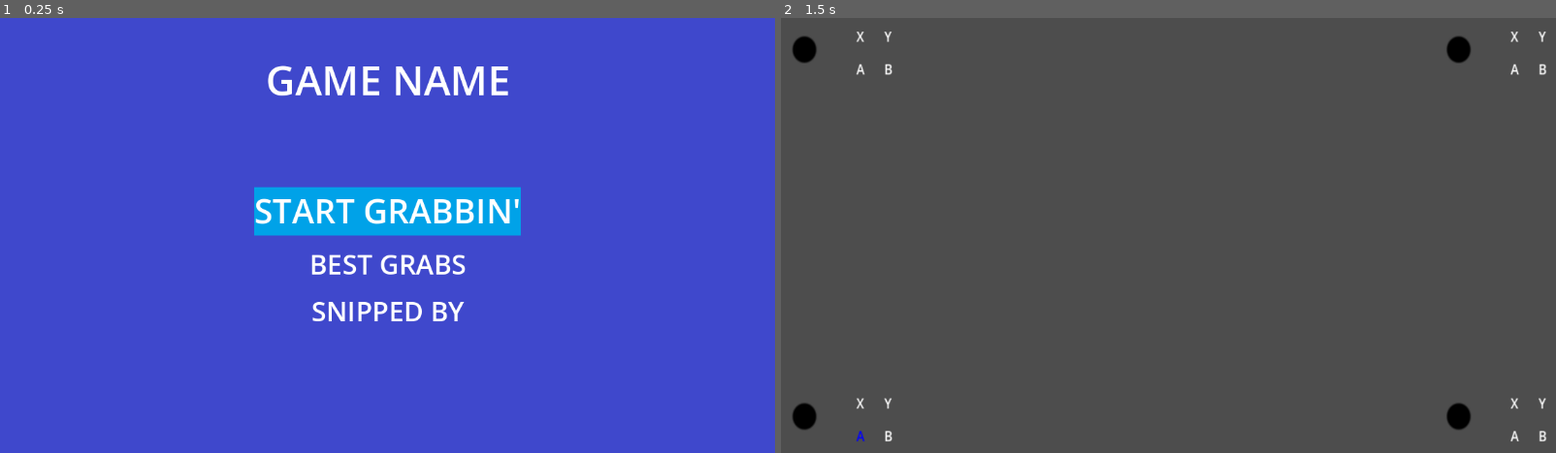
Above: before the commit, frames 1-2 (left to right).
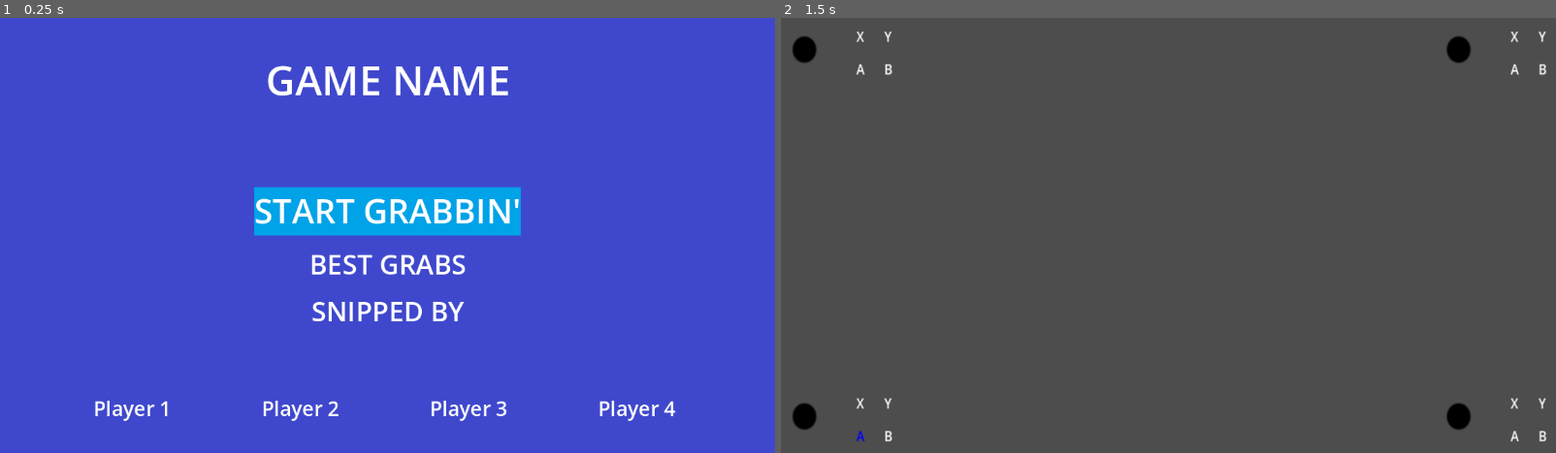
Above: after the commit, the same moments.

Repository: faubes/ArcadeJam2023
Game: Godot game, scene res://scenes/test/MultiControllers.tscn
Same seed, same stepped clock (60 frames per second), same inputs: the game is played once before the commit and once after it.
Inputs:
- Up to frame 1 (0.25 s): no input
- Up to frame 2 (1.5 s): tap Enter at 0.5 s; hold Up (MenuUp) 0.53-1.28 s; hold Space (SelectButton) 0.53-1.28 s; hold Down (MenuDown) from 1.28 s (still down); tap A (FireHand) at 1.35 s

The runs differ from the first frame. In frame 1, 0.6% of the frame differs, in the area x 12-88%, y 87-93%; in frame 2, nothing differs.

Commit message:
Added player readying to main menu

Diff:
--- a/game/project.godot
+++ b/game/project.godot
@@ -68,6 +68,13 @@
 , Object(InputEventKey,"resource_local_to_scene":false,"resource_name":"","device":0,"window_id":0,"alt_pressed":false,"shift_pressed":false,"ctrl_pressed":false,"meta_pressed":false,"pressed":false,"keycode":0,"physical_keycode":4194322,"key_label":0,"unicode":0,"echo":false,"script":null)
 ]
 }
+ReadyPlayer={
+"deadzone": 0.5,
+"events": [Object(InputEventJoypadButton,"resource_local_to_scene":false,"resource_name":"","device":-1,"button_index":1,"pressure":0.0,"pressed":false,"script":null)
+, Object(InputEventKey,"resource_local_to_scene":false,"resource_name":"","device":0,"window_id":0,"alt_pressed":false,"shift_pressed":false,"ctrl_pressed":false,"meta_pressed":false,"pressed":false,"keycode":0,"physical_keycode":4194326,"key_label":0,"unicode":0,"echo":false,"script":null)
+, Object(InputEventKey,"resource_local_to_scene":false,"resource_name":"","device":0,"window_id":0,"alt_pressed":false,"shift_pressed":false,"ctrl_pressed":false,"meta_pressed":false,"pressed":false,"keycode":0,"physical_keycode":83,"key_label":0,"unicode":0,"echo":false,"script":null)
+]
+}
 
 [physics]
 
--- a/game/scenes/test/MultiControllers.tscn
+++ b/game/scenes/test/MultiControllers.tscn
@@ -59,3 +59,4 @@
 device_id = 3
 
 [node name="Main Menu Button Container" parent="." instance=ExtResource("2_njb4w")]
+SelectedOption = 0
--- a/game/scenes/test/main_menu_button_container.tscn
+++ b/game/scenes/test/main_menu_button_container.tscn
@@ -12,6 +12,13 @@
 
 [sub_resource type="LabelSettings" id="LabelSettings_yrfui"]
 font_size = 40
+
+[sub_resource type="LabelSettings" id="LabelSettings_lox4f"]
+font_size = 30
+
+[sub_resource type="LabelSettings" id="LabelSettings_4ercw"]
+font_size = 40
+font_color = Color(0.87, 0.0696, 0.0696, 1)
 
 [node name="Main Menu Button Container" type="Node2D"]
 script = ExtResource("1_2qg46")
@@ -102,3 +109,84 @@
 text = "SNIPPED BY"
 label_settings = SubResource("LabelSettings_yrfui")
 horizontal_alignment = 1
+
+[node name="Player Ready Container" type="TextureRect" parent="Main Menu"]
+anchors_preset = 12
+anchor_top = 1.0
+anchor_right = 1.0
+anchor_bottom = 1.0
+offset_top = -88.0
+offset_bottom = 2.0
+grow_horizontal = 2
+grow_vertical = 0
+
+[node name="Player0" type="Label" parent="Main Menu/Player Ready Container"]
+layout_mode = 1
+offset_right = 394.0
+offset_bottom = 72.0
+text = "Player 1"
+label_settings = SubResource("LabelSettings_lox4f")
+horizontal_alignment = 1
+
+[node name="Player0 Ready" type="Label" parent="Main Menu/Player Ready Container/Player0"]
+layout_mode = 0
+offset_top = 35.0
+offset_right = 394.0
+offset_bottom = 107.0
+text = "READY!"
+label_settings = SubResource("LabelSettings_4ercw")
+horizontal_alignment = 1
+
+[node name="Player1" type="Label" parent="Main Menu/Player Ready Container"]
+layout_mode = 1
+offset_right = 894.0
+offset_bottom = 72.0
+text = "Player 2"
+label_settings = SubResource("LabelSettings_lox4f")
+horizontal_alignment = 1
+
+[node name="Player1 Ready" type="Label" parent="Main Menu/Player Ready Container/Player1"]
+layout_mode = 0
+offset_left = 250.0
+offset_top = 35.0
+offset_right = 644.0
+offset_bottom = 107.0
+text = "READY!"
+label_settings = SubResource("LabelSettings_4ercw")
+horizontal_alignment = 1
+
+[node name="Player2" type="Label" parent="Main Menu/Player Ready Container"]
+layout_mode = 1
+offset_right = 1394.0
+offset_bottom = 72.0
+text = "Player 3"
+label_settings = SubResource("LabelSettings_lox4f")
+horizontal_alignment = 1
+
+[node name="Player2 Ready" type="Label" parent="Main Menu/Player Ready Container/Player2"]
+layout_mode = 0
+offset_left = 500.0
+offset_top = 35.0
+offset_right = 894.0
+offset_bottom = 107.0
+text = "READY!"
+label_settings = SubResource("LabelSettings_4ercw")
+horizontal_alignment = 1
+
+[node name="Player3" type="Label" parent="Main Menu/Player Ready Container"]
+layout_mode = 1
+offset_right = 1894.0
+offset_bottom = 72.0
+text = "Player 4"
+label_settings = SubResource("LabelSettings_lox4f")
+horizontal_alignment = 1
+
+[node name="Player3 Ready" type="Label" parent="Main Menu/Player Ready Container/Player3"]
+layout_mode = 0
+offset_left = 750.0
+offset_top = 35.0
+offset_right = 1144.0
+offset_bottom = 107.0
+text = "READY!"
+label_settings = SubResource("LabelSettings_4ercw")
+horizontal_alignment = 1
--- a/game/scenes/test/main_menu_controller.gd
+++ b/game/scenes/test/main_menu_controller.gd
@@ -5,12 +5,15 @@
 @export var SelectedOption = SelectedMainMenuOption.PLAY_GAME
 @onready var SelectedButton = $"Main Menu/SelectedIndicator"
 @onready var MainMenu = $"Main Menu"
+@onready var ReadyList = [false, false, false, false]
+@onready var ReadyIndicatorList = [$"Main Menu/Player Ready Container/Player0/Player0 Ready",
+$"Main Menu/Player Ready Container/Player1/Player1 Ready",
+$"Main Menu/Player Ready Container/Player2/Player2 Ready",
+$"Main Menu/Player Ready Container/Player3/Player3 Ready"]
 
 # Called when the node enters the scene tree for the first time.
 func _ready():
-	SelectedOption = SelectedMainMenuOption.PLAY_GAME
-	#Set initial button position.
-	NavigateMenu(true)
+	ResetMenu()
 
 # Called every frame. 'delta' is the elapsed time since the previous frame.
 func _process(delta):
@@ -26,8 +29,9 @@
 	if event.is_action_pressed("MenuDown"):
 		NavigateMenu(false)
 	if event.is_action_pressed("SelectButton") && SelectedOption == SelectedMainMenuOption.PLAY_GAME:
-		$"Main Menu".set_visible(false)
-
+		StartGame()
+	if event.is_action_pressed("ReadyPlayer"):
+		ToggleReadyIndicator(event.device)
 
 func NavigateMenu(up):
 	if (up && SelectedOption != SelectedMainMenuOption.PLAY_GAME):
@@ -36,3 +40,23 @@
 		SelectedOption = SelectedOption + 1
 	SelectedButton.set_position(ButtonList[SelectedOption].position)
 	SelectedButton.set_size(ButtonList[SelectedOption].size)
+
+func ResetMenu():
+	SelectedOption = SelectedMainMenuOption.PLAY_GAME
+	#Set initial button position.
+	NavigateMenu(true)
+	# Reset ready players
+	ReadyList = [false, false, false, false]
+	ShowReadyIndicators()
+
+func ShowReadyIndicators():
+	for i in range(0, ReadyList.size()):
+		ReadyIndicatorList[i].set_visible(ReadyList[i])
+
+func ToggleReadyIndicator(playerId):
+	ReadyList[playerId] = !ReadyList[playerId]
+	ShowReadyIndicators()
+
+func StartGame():
+	$"Main Menu".set_visible(false)
+	#Some event up to Game Manager to pass along the ready player list.
Not shown: 1 places in game/scenes/test/MultiControllers.tscn that only renumber resources
Not shown: 1 places in game/scenes/test/main_menu_button_container.tscn that only renumber resources
